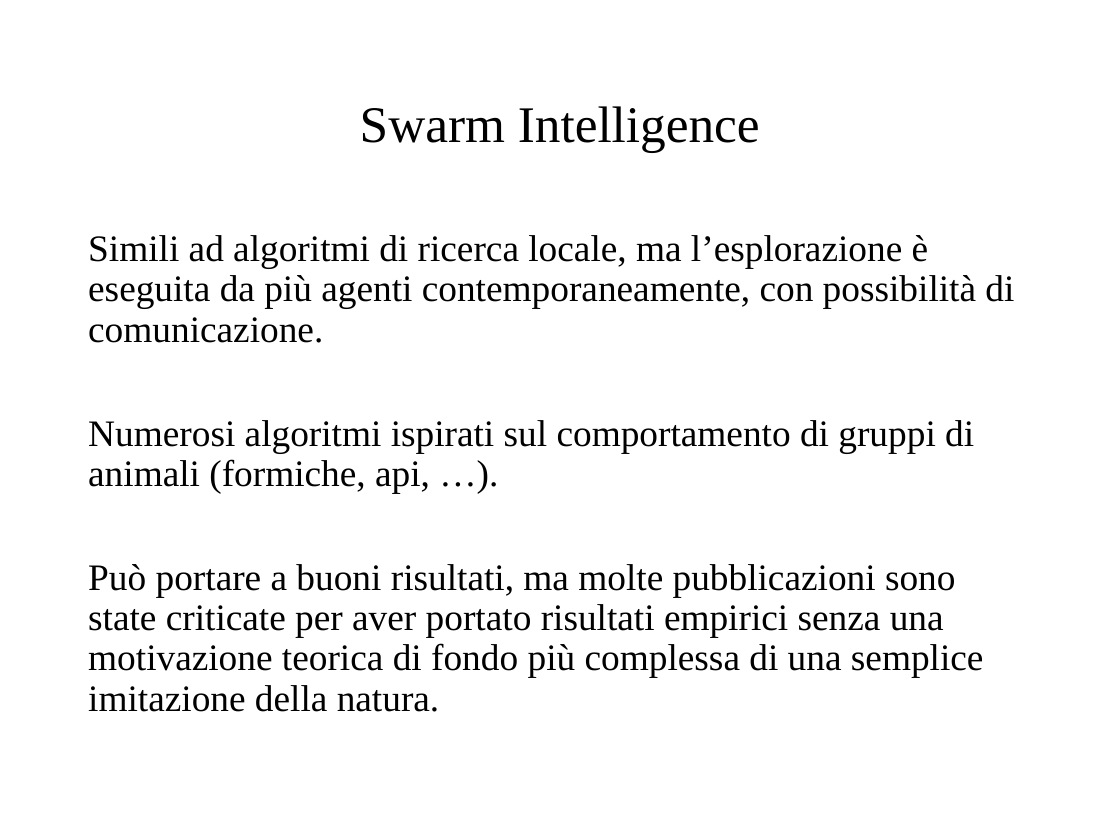
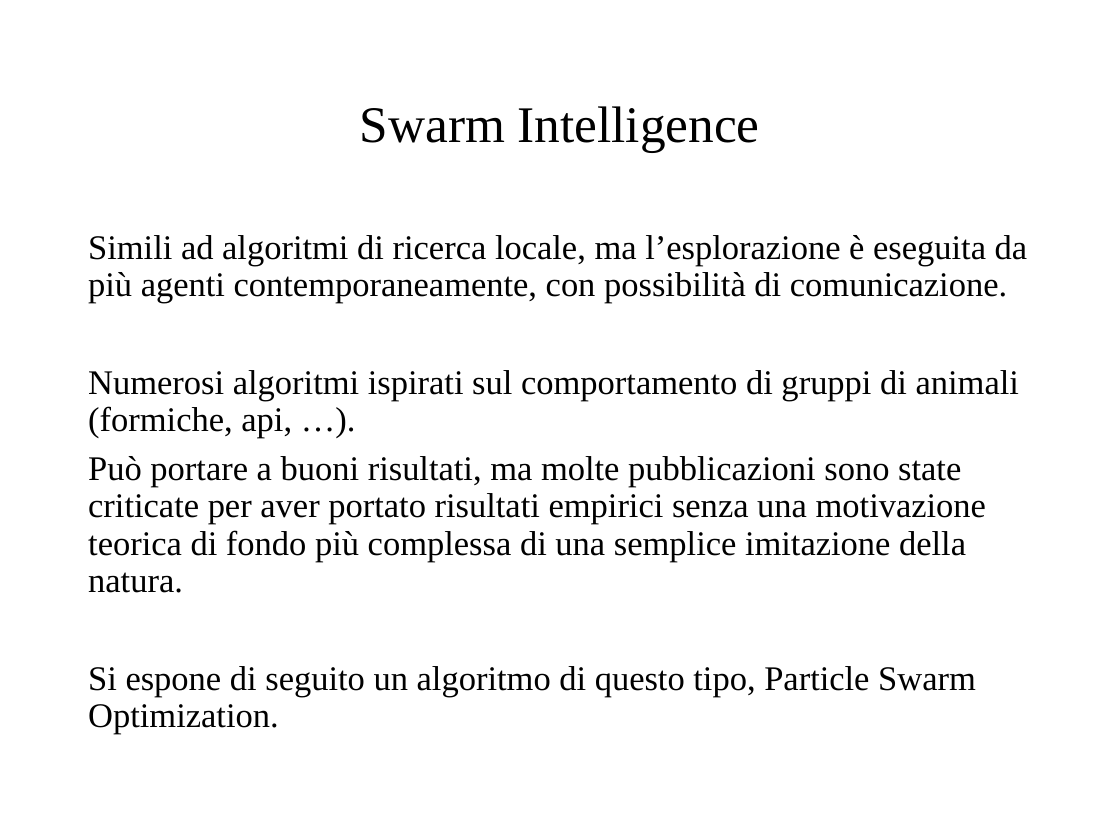
Before and after one commit to micferr/OptimizationProject, a slide deck: slide 21 of Presentation/Presentazione.pptx. Drawn at 1120x840 pixels with LibreOffice and Linux fonts; fonts in the diff are those of the drawing. Boxes give left, top, right and bottom in pixels: in the first picture for what was removed or moved away, otherwise in the second. Text is boxed around its words. In the diff, an @@ line names an element or a change of style, - is before the commit and + after.

```diff
--- a/Presentation/Presentazione.pptx
+++ b/Presentation/Presentazione.pptx
@@ text at (x1=88, y1=235, x2=1028, y2=593): size 24 to 22.2 pt in "Simili ad algoritmi di ricerca locale, ma ...", "Numerosi algoritmi ispirati sul comportamento di gruppi ...", "Può portare a buoni risultati, ma molte ..." @@
@@ text at (x1=88, y1=666, x2=976, y2=734): paragraph added @@
+Si espone di seguito un algoritmo di questo tipo, Particle Swarm Optimization.
```
Also in this commit, not shown: 13 slides added, 1 slide removed.
